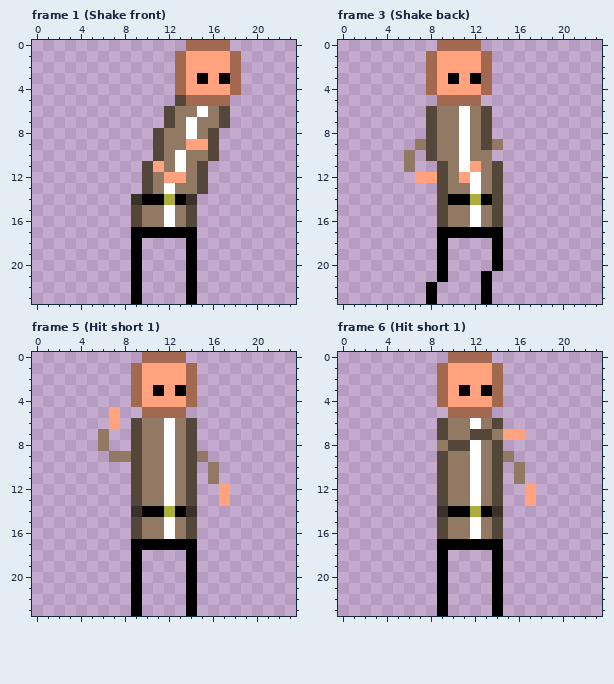
Pixel-art file, stored at characters/recruit/assets/recruit.aseprite. Above is the file before it was changed.
24x24 pixels, 39 frames. Colours within 5 levels of each other are drawn and written as one. Shown: frame 1 (Shake front), frame 3 (Shake back), frame 5 (Hit short 1), frame 6 (Hit short 1). The commit also changed other frames, which this record leaves out.
The same view after the edit:
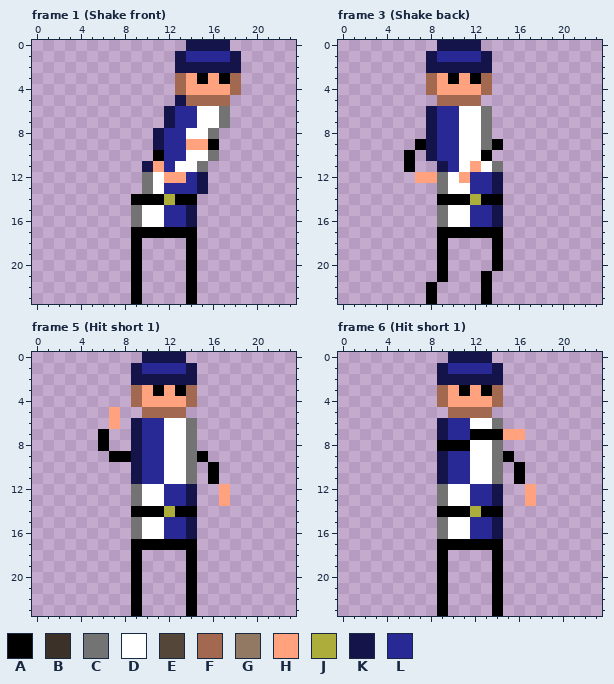
Palette (. is transparent): A #000000  B #3b3128  C #737373  D #ffffff  E #544639  F #a36850  G #917963  H #ffa27d  J #adad3b  K #14144a  L #292996
The exact change:
--- frame 1 (Shake front)
@@ x 7..20 @@
- 0 .......FFFF...
- 1 ......FHHHHF..
- 2 ......FHHHHF..
+ 0 .......KKKK...
+ 1 ......KLLLLK..
+ 2 ......KKKKKK..
  3 ......FHAHAF..
  4 ......FHHHHF..
- 5 ......EFFFF...
- 6 .....EGGDGE...
- 7 .....EGDGGE...
- 8 ....EGGDGE....
- 9 ....EGGHHE....
-10 ....EGDGGE....
-11 ...EHGDGE.....
-12 ...EGHHGE.....
-13 ...EGDGGE.....
-14 ..BAAJAB......
-15 ..EGGDGE......
-16 ..EGGDGE......
+ 5 ......KFFFF...
+ 6 .....KLLDDC...
+ 7 .....KLLDDC...
+ 8 ....KLLDDC....
+ 9 ....KLLHHA....
+10 ....ALLDDC....
+11 ...KHLDDC.....
+12 ...CDHHLK.....
+13 ...CDLLLK.....
+14 ..AAAJAA......
+15 ..CDDLLK......
+16 ..CDDLLK......
 17 ..AAAAAA......
--- frame 3 (Shake back)
@@ x 6..15 @@
- 0 ...FFFF...
- 1 ..FHHHHF..
- 2 ..FHHHHF..
+ 0 ...KKKK...
+ 1 ..KLLLLK..
+ 2 ..KKKKKK..
  3 ..FHAHAF..
@@ x 4..16 @@
  5 .....FFFF....
- 6 ....EGGDGE...
- 7 ....EGGDGE...
- 8 ....EGGDGE...
- 9 ...GEGGDGEG..
-10 ..G.EGGDGG...
-11 ..G..EGDHGE..
-12 ...HHEGHDGE..
-13 .....EGGDGE..
-14 .....EAAJAE..
-15 .....EGGDGE..
-16 .....EGGDGE..
+ 6 ....KLLDDC...
+ 7 ....KLLDDC...
+ 8 ....KLLDDC...
+ 9 ...AKLLDDCA..
+10 ..A.KLLDDA...
+11 ..A..KLDHDC..
+12 ...HHCDHLLK..
+13 .....CDDLLK..
+14 .....AAAJAA..
+15 .....CDDLLK..
+16 .....CDDLLK..
 17 .....AAAAAA..
--- frame 5 (Hit short 1)
@@ x 7..16 @@
- 0 ...FFFF...
- 1 ..FHHHHF..
- 2 ..FHHHHF..
+ 0 ...KKKK...
+ 1 ..KLLLLK..
+ 2 ..KKKKKK..
  3 ..FHAHAF..
@@ x 4..18 @@
  5 ...H..FFFF.....
- 6 ...H.EGGDGE....
- 7 ..G..EGGDGE....
- 8 ..G..EGGDGE....
- 9 ...GGEGGDGEG...
-10 .....EGGDGE.G..
-11 .....EGGDGE.G..
-12 .....EGGDGE..H.
-13 .....EGGDGE..H.
-14 .....BAAJAB....
-15 .....EGGDGE....
-16 .....EGGDGE....
+ 6 ...H.KLLDDC....
+ 7 ..A..KLLDDC....
+ 8 ..A..KLLDDC....
+ 9 ...AAKLLDDCA...
+10 .....KLLDDC.A..
+11 .....KLLDDC.A..
+12 .....CDDLLK..H.
+13 .....CDDLLK..H.
+14 .....AAAJAA....
+15 .....CDDLLK....
+16 .....CDDLLK....
 17 .....AAAAAA....
--- frame 6 (Hit short 1)
@@ x 7..16 @@
- 0 ...FFFF...
- 1 ..FHHHHF..
- 2 ..FHHHHF..
+ 0 ...KKKK...
+ 1 ..KLLLLK..
+ 2 ..KKKKKK..
  3 ..FHAHAF..
@@ x 7..18 @@
  5 ...FFFF.....
- 6 ..EGGDGE....
- 7 ..EGGEEGHH..
- 8 ..GEEDGE....
- 9 ..EGGDGEG...
-10 ..EGGDGE.G..
-11 ..EGGDGE.G..
-12 ..EGGDGE..H.
-13 ..EGGDGE..H.
-14 ..BAAJAB....
-15 ..EGGDGE....
-16 ..EGGDGE....
+ 6 ..KLLDDC....
+ 7 ..KLLAAAHH..
+ 8 ..AAADDC....
+ 9 ..KLLDDCA...
+10 ..KLLDDC.A..
+11 ..KLLDDC.A..
+12 ..CDDLLK..H.
+13 ..CDDLLK..H.
+14 ..AAAJAA....
+15 ..CDDLLK....
+16 ..CDDLLK....
 17 ..AAAAAA....
Changed places in both pictures, as pixel boxes (x1, y1, x2, y2):
changed: (131, 40, 241, 227)
changed: (426, 40, 492, 73)
changed: (404, 106, 503, 227)
changed: (131, 352, 197, 385)
changed: (98, 418, 219, 539)
changed: (437, 352, 503, 385)
changed: (437, 418, 525, 539)
